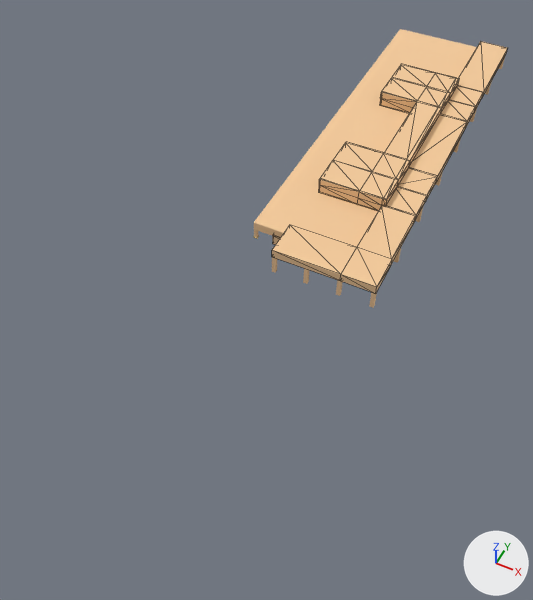
Renders of the glTF model PackageSources/oerk-hangars/oerk-hangars/oerk-pt.gltf from each side of a commit.
Both versions are drawn from a 50 mm lens placed at (65.8, -237.9, 176.0), pointed at (-9.6, -87.2, -12.4). The axes (+X, +Y, +Z) are drawn at lower right. The lights are the same throughout. Mesh edges are drawn as thin lines on the coarser meshes. Where no turn or scale is listed for an object, it has been applied to the vertices.
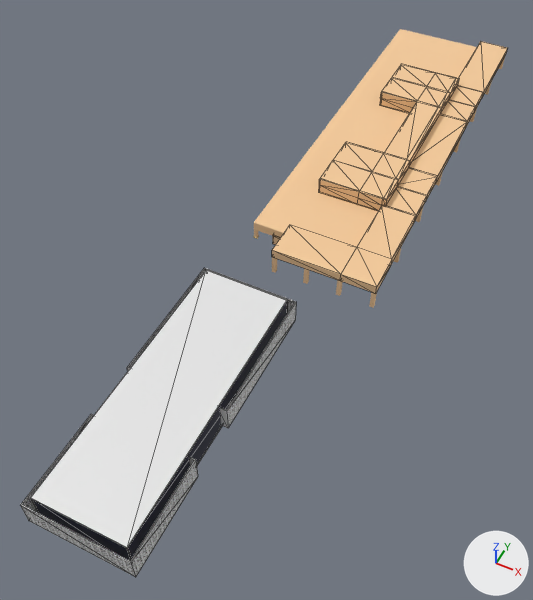
Where the change shows, as pixel boxes (x1, y1, x2, y2) in the pictures (533 x 600 px):
'Cube.014', added
    after: (30, 270, 288, 561)
    faces in mat_main_alu (white #e7e7e7): (30, 270, 288, 559)
    faces in mat_pt2_glass (dark blue #14172f): (32, 302, 287, 561)
'Cube.015', added
    after: (21, 268, 296, 577)

What changed in the scene script:
```text
Add img_pt2:
    img_pt2 = load_image('pt2', 'texures/pt2.png', 512, 512, 'sRGB')
Add mat_pt2:
    mat_pt2 = principled_material('pt2')
    mat_pt2.texture = img_pt2
Add mat_pt2_glass:
    mat_pt2_glass = principled_material('PT2.Glass')
    mat_pt2_glass.base_color = (0.007, 0.00857, 0.0284)  # dark blue #14172f
Add mat_main_alu:
    mat_main_alu = principled_material('Main.Alu')
    mat_main_alu.base_color = (0.8, 0.8, 0.8)  # white #e7e7e7
Add me_cube_006:
    me_cube_006.from_pydata(...)  # 36 vertices, 40 faces; spans x -16.0..16.0, y -45.0..45.0, z -4.3..4.3
    me_cube_006.materials.append(mat_pt2)  # picture img_pt2
Add me_cube_005:
    me_cube_005.from_pydata(...)  # 40 vertices, 76 faces; spans x -14.0..14.0, y -43.0..43.0, z -5.5..5.5
    # faces by material slot: [68, 8]
    me_cube_005.materials.append(mat_main_alu)  # white #e7e7e7
    me_cube_005.materials.append(mat_pt2_glass)  # dark blue #14172f
Add ob_cube_015:
    ob_cube_015 = bpy.data.objects.new('Cube.015', me_cube_006)
    ob_cube_015.location = (-8.8, -145.6, 4.3)
Add ob_cube_014:
    ob_cube_014 = bpy.data.objects.new('Cube.014', me_cube_005)
    ob_cube_014.location = (-8.8, -145.6, 5.0)
```
